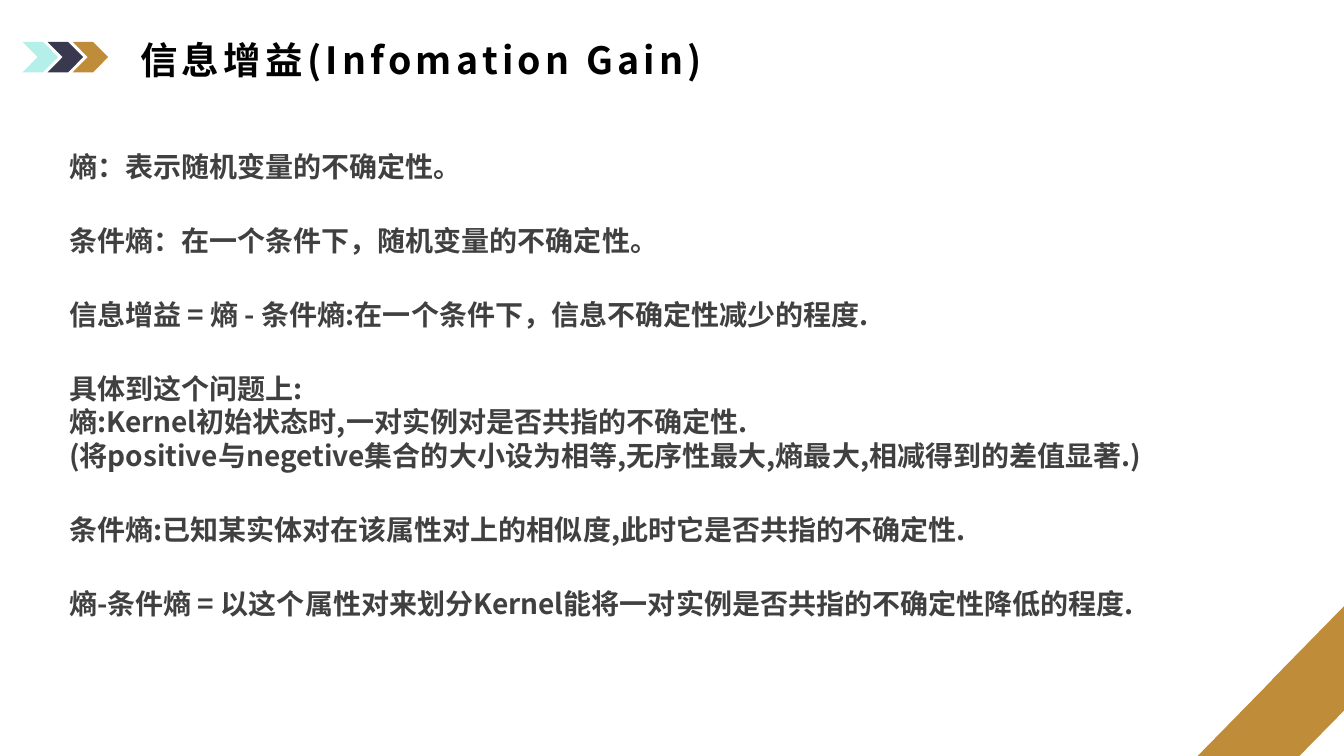
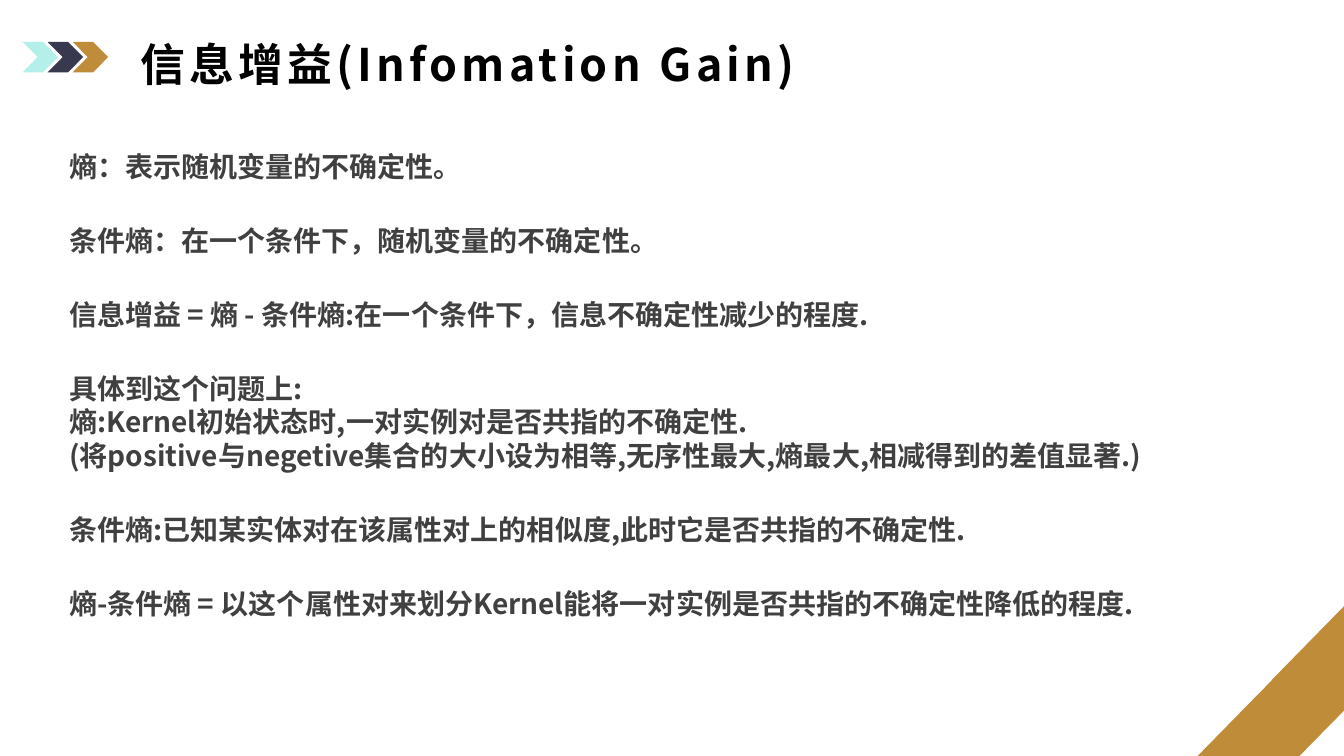
Before and after one commit to ciferlv/OAEI_IM, a slide deck: slide 14 of Luc.pptx (slide 15 before the commit). Drawn at 1344x756 pixels with LibreOffice and Linux fonts; fonts in the diff are those of the drawing; background and template pictures are left out. Boxes give left, top, right and bottom in pixels: in the first picture for what was removed or moved away, otherwise in the second. Text is boxed around its words. In the diff, an @@ line names an element or a change of style, - is before the commit and + after.

```diff
--- a/Luc.pptx
+++ b/Luc.pptx
@@ text "信息增益(Infomation Gain)" at (140, 42, 795, 90): size 26.9 to 32 pt @@
```
Also in this commit, not shown: 9 other slides changed, 5 slides added, 3 slides removed, 5 other files.
